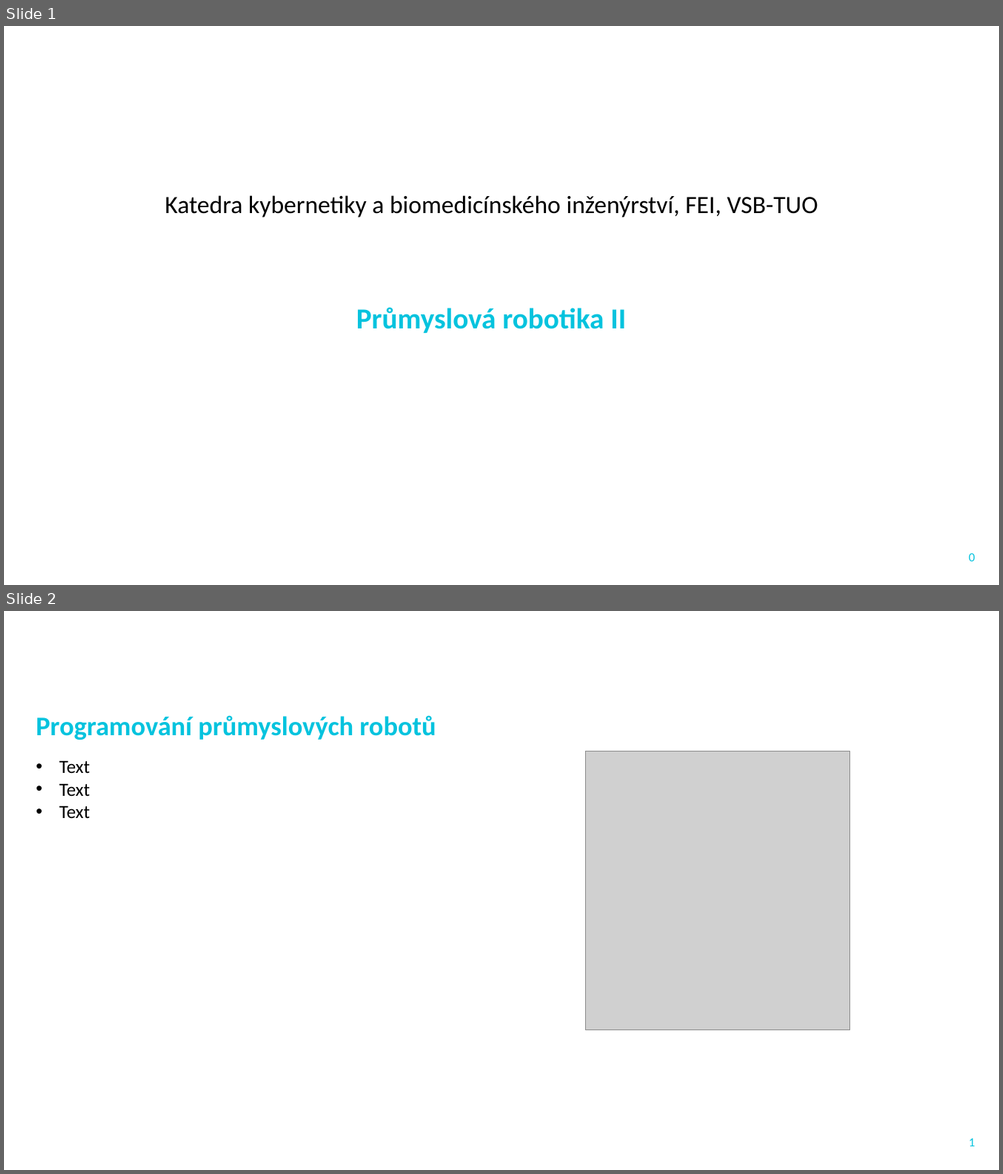
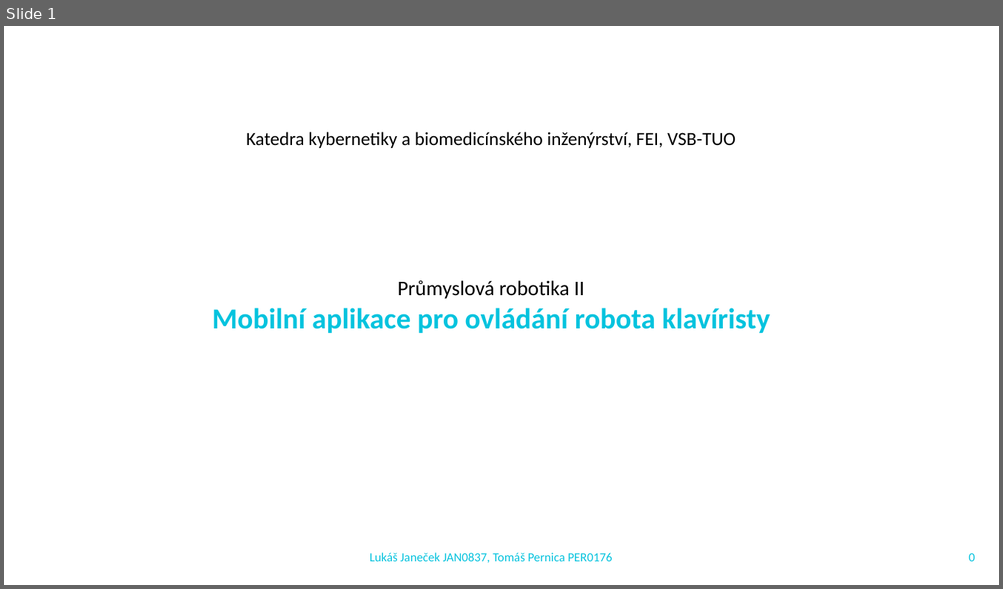
Before and after one commit to LukiJanecek/AdvancedPianistRobot, a slide deck: Dokumentace/JAN0837_PER0176_PRII.pptx. Shown one above the other, each under a label of ours: slides 1 and 2 before the commit, slide 1 after it. The pictures are 1003x1174 and 1003x589 pixels, drawn with LibreOffice and Linux fonts; fonts in the diff are those of the drawing; grey boxes stand for pictures; background and template pictures are left out. Boxes give left, top, right and bottom in pixels: in the first picture for what was removed or moved away, otherwise in the second. Text is boxed around its words. In the diff, an @@ line names an element or a change of style, - is before the commit and + after.

```diff
--- a/Dokumentace/JAN0837_PER0176_PRII.pptx
+++ b/Dokumentace/JAN0837_PER0176_PRII.pptx
@@ slide 2 removed at <box>4,611,999,1170</box>, background #FFFFFF @@
@@ text removed at <box>36,715,435,740</box> @@
-Programování průmyslových robotů
@@ text removed at <box>60,760,91,818</box> @@
-• Text
-• Text
-• Text
@@ picture removed at <box>586,752,850,1031</box> @@
@@ page number removed at <box>968,1139,974,1147</box> @@
-1
@@ slide 1 changed as well @@
@@ text "Katedra kybernetiky a biomedicínského inženýrství, ...": place and size @@
-text "Katedra kybernetiky a biomedicínského inženýrství, ..." at <box>165,195,818,218</box>
+text "Katedra kybernetiky a biomedicínského inženýrství, ..." at <box>246,132,735,148</box>
@@ text "Katedra kybernetiky a biomedicínského inženýrství, ..." at <box>246,132,735,148</box>: size 24 to 18 pt @@
@@ text "Průmyslová robotika II": place and size @@
-text "Průmyslová robotika II" at <box>356,307,626,333</box>
+text "Průmyslová robotika II" at <box>212,281,770,333</box>
@@ text at <box>398,281,584,299</box>: size 28 to 20 pt, text colour #05C3DE to #000000, bold off in "Průmyslová robotika II" @@
@@ text at <box>212,308,770,333</box>: paragraph added @@
+Mobilní aplikace pro ovládání robota klavíristy
@@ text added at <box>370,553,612,563</box>, 12 pt, text #05C3DE @@
+Lukáš Janeček JAN0837, Tomáš Pernica PER0176
```
Also in this commit, not shown: 8 slides added, 1 other slide removed, 7 other files.
